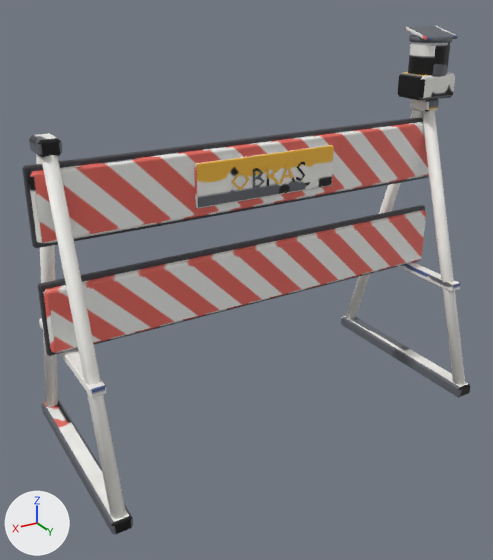
One commit to the FBX model unity/CheckoutSimulator/Assets/Resources/EventProps2/Obras_Barrier.fbx: the scene before it, then after it.
Both versions are drawn from a camera (50 mm lens) standing at (1.254, 1.978, 1.55) and looking at (0.078, 0.017, 0.569). Lighting does not change. The marker at lower left points along +X, +Y and +Z. The older version comes first. Where no turn or scale is listed for an object, it has been applied to the vertices.

Names of what the first picture shows: 'Obras_Barrier'.
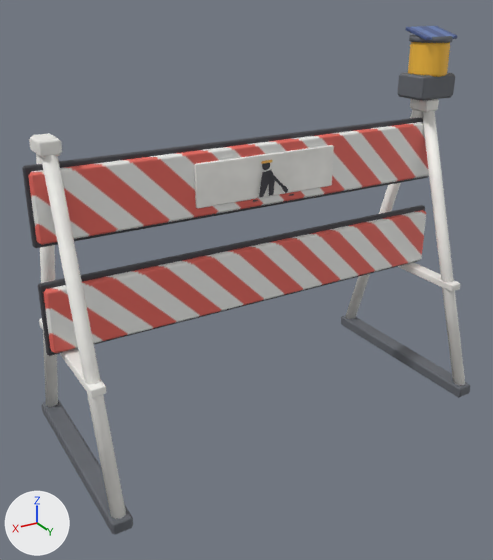
Where the change shows, as pixel boxes [x1, y1, x2, y2] in the pictures (493 x 560 px; the box of a moved part takes in the faces that stretch with it):
```json
{"part": 1, "of": "me_cylinder_190", "change": "added", "after": [262, 163, 270, 170]}
{"part": 2, "of": "me_cylinder_190", "change": "deleted", "before": [253, 168, 265, 188]}
{"part": 3, "of": "me_cylinder_190", "change": "deleted", "before": [267, 166, 279, 186]}
{"part": 4, "of": "me_cylinder_190", "change": "deleted", "before": [296, 162, 305, 181]}
{"part": 5, "of": "me_cylinder_190", "change": "deleted", "before": [280, 164, 295, 184]}
{"part": 6, "of": "me_cylinder_190", "change": "deleted", "before": [231, 171, 250, 191]}
{"part": 7, "of": "me_cylinder_190", "change": "moved or reshaped", "before": [39, 99, 460, 291], "after": [39, 99, 460, 291]}
{"part": 8, "of": "me_cylinder_190", "change": "surface changed", "before": [25, 26, 470, 535], "after": [25, 26, 470, 535]}
```

Edits to the scene script, one JSON object a line:
```json
{"block": "me_cylinder_190", "where": "# used by ob_obras_barrier; location = (0.0, 0.0, 0.0)"}
{"op": "remove", "block": "me_cylinder_190", "code": "me_cylinder_190.from_pydata(...)  # 538 vertices, 520 faces; spans x -0.83..0.81, y -0.39..0.39, z 0.0..1.41"}
{"op": "add", "block": "me_cylinder_190", "code": "me_cylinder_190.from_pydata(...)  # 547 vertices, 512 faces; spans x -0.83..0.81, y -0.39..0.39, z 0.0..1.41"}
{"block": "me_cylinder_190", "change": "me_cylinder_190 part 1: a new loose piece of 14 vertices spanning x 0.0..0.03, y 0.04, z 0.97..1.01, in mat_obras_barrier_mat (picture img_obras_barrier_basecolor_png)"}
{"block": "me_cylinder_190", "change": "me_cylinder_190 part 2: the loose piece of 18 vertices spanning x 0.02..0.07, y 0.04, z 0.91..0.98 is deleted"}
{"block": "me_cylinder_190", "change": "me_cylinder_190 part 3: the loose piece of 17 vertices spanning x -0.04..0.01, y 0.04, z 0.91..0.98 is deleted"}
{"block": "me_cylinder_190", "change": "me_cylinder_190 part 4: the loose piece of 12 vertices spanning x -0.15..-0.11, y 0.04, z 0.91..0.98 is deleted"}
{"block": "me_cylinder_190", "change": "me_cylinder_190 part 5: the loose piece of 11 vertices spanning x -0.11..-0.04, y 0.04, z 0.91..0.98 is deleted"}
{"block": "me_cylinder_190", "change": "me_cylinder_190 part 6: the loose piece of 8 vertices spanning x 0.08..0.15, y 0.04, z 0.91..0.98 is deleted"}
{"block": "me_cylinder_190", "change": "me_cylinder_190 part 7"}
{"block": "me_cylinder_190", "change": "10 vertices are removed from x -0.8..0.76, y -0.27..0.27, z 0.43..1.16"}
{"block": "me_cylinder_190", "change": "53 faces are deleted"}
{"block": "me_cylinder_190", "change": "4 vertices move within x -0.77..0.71, y -0.04..0.04, z 1.11..1.15"}
{"block": "me_cylinder_190", "change": "31 vertices are added at x -0.8..0.76, y -0.27..0.27, z 0.44..1.14"}
{"block": "me_cylinder_190", "change": "63 new faces join them"}
{"block": "me_cylinder_190", "change": "me_cylinder_190 part 8: 345 kept faces spanning x -0.83..0.81, y -0.39..0.39, z 0.0..1.41 get new texture (UV) coordinates"}
{"block": "me_cylinder_190", "change": "other edits to the shape of me_cylinder_190 do not show in these pictures"}
```
